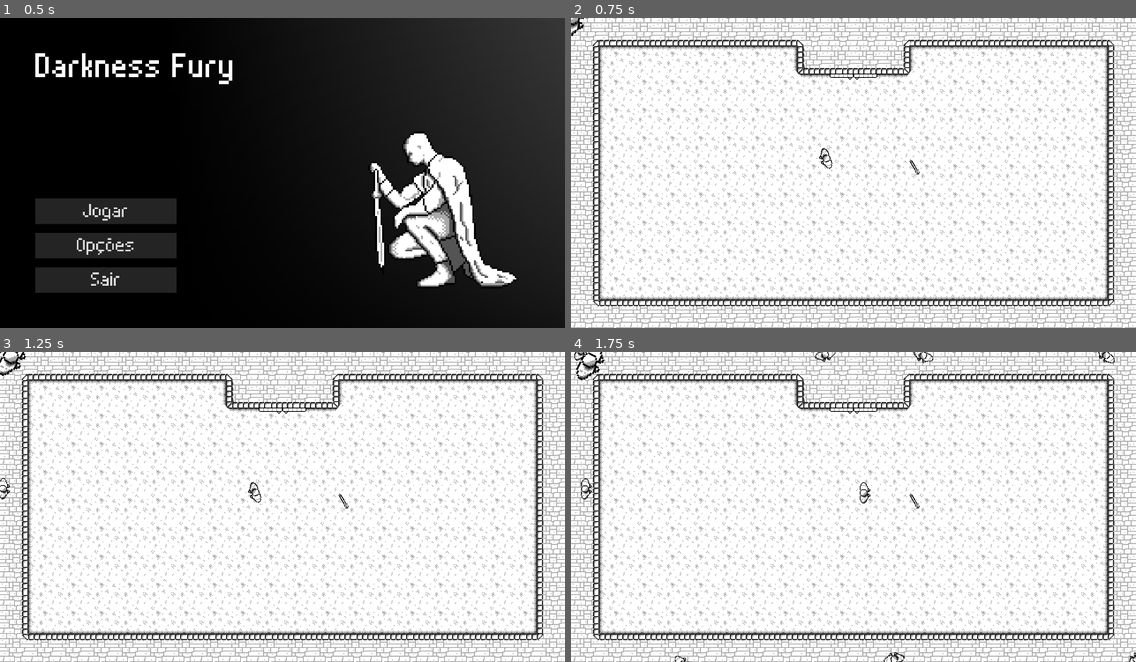
Above: before the commit, frames 1-4 (two rows, left to right).
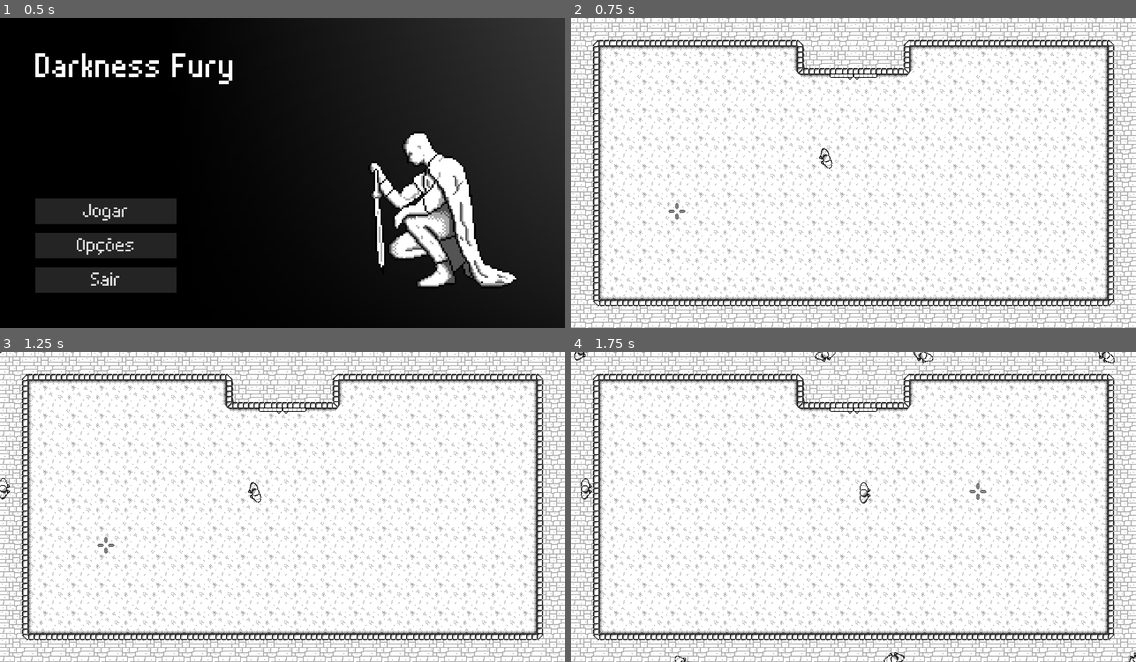
Above: after the commit, the same moments.

Repository: CarlMachado/DarknessFury
Game: Godot game, scene res://scenes/main_menu.tscn
Two runs of this game, one before a commit and one after it. Both use one fixed random seed, a clock stepped at 60 frames per second and the inputs below.
Inputs (mouse positions are in pixels of both pictures, inside the frame that each line leads up to):
- Up to frame 1 (0.5 s): no input
- Up to frame 2 (0.75 s): click "Jogar" at 0.5 s
- Up to frame 3 (1.25 s): no input
- Up to frame 4 (1.75 s): move the mouse to (977, 491) at 1.27 s; hold D (ui_right) from 1.28 s (still down)

Frame 1 is identical in both runs. In frame 2, 0.2% of the frame differs, in the area x 0-62%, y 0-65%; in frame 3, 0.2%; in frame 4, 0.3%, in the area x 0-74%, y 0-51%.

Commit message:
Otimizao de colisao do enemy, e z-index do mouse

Diff:
--- a/scenes/levels/arena.tscn
+++ b/scenes/levels/arena.tscn
@@ -1,11 +1,10 @@
 [gd_scene load_steps=11 format=2]
 
 [ext_resource path="res://scripts/arena.gd" type="Script" id=1]
-[ext_resource path="res://prefabs/tile_arena.tscn" type="PackedScene" id=2]
-[ext_resource path="res://prefabs/spear_floor.tscn" type="PackedScene" id=3]
+[ext_resource path="res://prefabs/mouse_cross.tscn" type="PackedScene" id=2]
+[ext_resource path="res://prefabs/tile_arena.tscn" type="PackedScene" id=3]
 [ext_resource path="res://prefabs/player.tscn" type="PackedScene" id=4]
 [ext_resource path="res://scenes/spawn_enemy.tscn" type="PackedScene" id=5]
-[ext_resource path="res://prefabs/mouse_cross.tscn" type="PackedScene" id=6]
 
 [sub_resource type="RectangleShape2D" id=1]
 extents = Vector2( 57, 0.860004 )
@@ -26,17 +25,17 @@
 scale = Vector2( 2, 2 )
 script = ExtResource( 1 )
 
-[node name="tile_arena" parent="." instance=ExtResource( 2 )]
+[node name="mouse_cross" parent="." instance=ExtResource( 2 )]
+z_index = 1000
+
+[node name="tile_arena" parent="." instance=ExtResource( 3 )]
 tile_data = PoolIntArray( 0, 36, 0, 1, 35, 0, 2, 35, 0, 3, 35, 0, 4, 35, 0, 5, 35, 0, 6, 35, 0, 7, 35, 0, 8, 0, 0, 9, 2 …(3087 unchanged characters)…
-
-[node name="spear_floor" parent="." instance=ExtResource( 3 )]
-position = Vector2( 385.335, 163.945 )
-rotation = 1.0472
 
 [node name="player" parent="." instance=ExtResource( 4 )]
 position = Vector2( 288, 160 )
 
 [node name="enemy_spawns" type="Node" parent="."]
+editor/display_folded = true
 
 [node name="spawn_enemy0" parent="enemy_spawns" instance=ExtResource( 5 )]
 position = Vector2( -23.4, 310 )
@@ -64,37 +63,6 @@
 
 [node name="spawn_enemy8" parent="enemy_spawns" instance=ExtResource( 5 )]
 position = Vector2( 211.289, 742.922 )
-
-[node name="mouse_cross" parent="." instance=ExtResource( 5 )]
-
-[node name="walls" type="StaticBody2D" parent="."]
-editor/display_folded = true
-collision_layer = 4
-collision_mask = 0
-
-[node name="poly" type="CollisionPolygon2D" parent="walls"]
-polygon = PoolVector2Array( 30.1928, 24.9723, 24.928, 30.3967, 24.7684, 321.498, 30.3524, 326.763, 31.7882, 326.763, 31.9478, 25.0552 )
-
-[node name="poly2" type="CollisionPolygon2D" parent="walls"]
-polygon = PoolVector2Array( 31.9478, 24.8957, 257.821, 25.2148, 262.607, 30.4796, 262.607, 31.9155, 31.8251, 31.9155 )
-
-[node name="poly3" type="CollisionPolygon2D" parent="walls"]
-polygon = PoolVector2Array( 262.891, 31.8469, 263.004, 64.1112, 257.815, 63.7728, 255.897, 61.9678, 256.122, 31.8469 )
-
-[node name="poly4" type="CollisionPolygon2D" parent="walls"]
-polygon = PoolVector2Array( 263.066, 57.0125, 383.998, 57.0923, 383.998, 61.8785, 381.844, 63.8728, 263.018, 63.99 )
-
-[node name="poly5" type="CollisionPolygon2D" parent="walls"]
-polygon = PoolVector2Array( 377.221, 57.029, 377.221, 29.8582, 382.258, 24.9283, 383.759, 24.9283, 384.187, 57.029 )
-
-[node name="poly6" type="CollisionPolygon2D" parent="walls"]
-polygon = PoolVector2Array( 384.041, 25.1944, 609.666, 25.1944, 615.426, 30.6659, 615.138, 31.6738, 384.041, 31.9618 )
-
-[node name="poly7" type="CollisionPolygon2D" parent="walls"]
-polygon = PoolVector2Array( 615.016, 31.7075, 614.913, 320.236, 608.028, 320.422, 608.293, 31.8732 )
-
-[node name="poly8" type="CollisionPolygon2D" parent="walls"]
-polygon = PoolVector2Array( 614.974, 320.421, 614.974, 321.934, 609.941, 327, 32.0673, 327.11, 32.2534, 320.132, 607.75, 320.063, 614.938, 320.375 )
 
 [node name="walls_area" type="Area2D" parent="."]
 editor/display_folded = true
